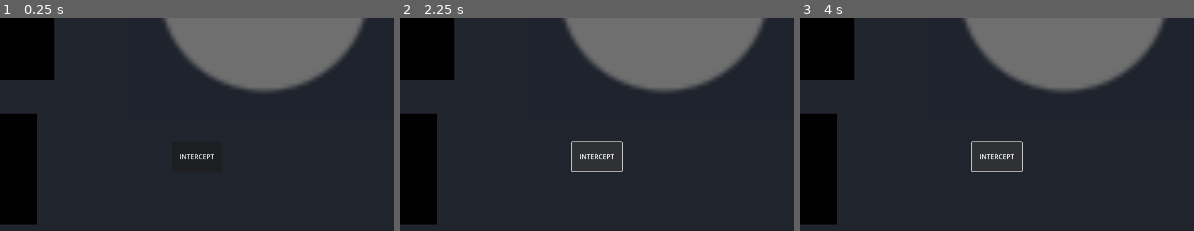
Above: before the commit, frames 1-3 (left to right).
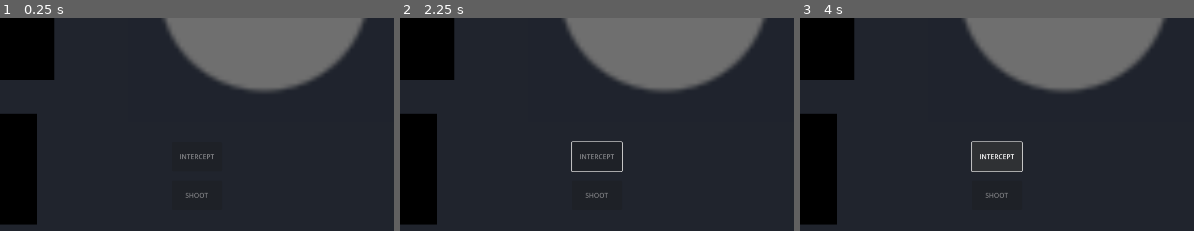
Above: after the commit, the same moments.

Repository: Altered-Dimension-Studios/brackeys-game-jam
Game: Godot game, scene res://managers/game_manager.tscn
Two runs of this game, one before a commit and one after it. Both use one fixed random seed, a clock stepped at 60 frames per second and the inputs below. The engine's default icon, where the game draws it, is replaced by a stand-in: a white triangle on a blue panel in a dark square.
Inputs (mouse positions are % of the whole screen's width and height, from its top left):
- Up to frame 1 (0.25 s): no input
- Up to frame 2 (2.25 s): click (41, 83) at 0.5 s, where only the run before the commit has a clickable "INTERCEPT"; click (92, 9) at 1.25 s; click (41, 83) at 2 s, where only the run before the commit has a clickable "INTERCEPT"
- Up to frame 3 (4 s): click (86, 9) at 2.75 s; click (41, 83) at 3.5 s, where only the run before the commit has a clickable "INTERCEPT"
The pictures show only the part of the screen within x 16-66%, y 50-100%; the shares and areas given below are measured in that part.

The runs differ from the first frame. In frame 1, 0.2% of the frame differs, in the area x 45-55%, y 63-85%; in frame 2, 0.2%; in frame 3, less than 0.1%.

Commit message:
add shoot button, fix some interception logic

Diff:
--- a/actors/airplane.gd
+++ b/actors/airplane.gd
@@ -47,7 +47,7 @@
 		position = Vector2(mapped_pos, position.y)
 
 func _on_button_pressed() -> void:
-	emit_signal("plane_clicked")
+	SignalBus.plane_clicked.emit(self)
 
 func set_in_interception_area(interception: bool) -> void:
 	print("Setting in interception area to " + str(interception))
--- a/actors/interceptor.gd
+++ b/actors/interceptor.gd
@@ -17,13 +17,22 @@
 	handle_air_speed()
 
 func handle_air_speed() -> void:
-	if intercept_target && intercept_target is not Interceptor:
-		if intercept_target.distance < self.distance:
-			air_speed = max_air_speed
-		elif intercept_target.distance > self.distance:
-			air_speed = -max_air_speed
+	if intercept_target != null && intercept_target is not Interceptor:
+		var distance_diff = abs(intercept_target.distance - distance)
+
+		if distance_diff > 10:
+			if intercept_target.distance < distance:
+				air_speed = max_air_speed
+				rotation_degrees = 0
+			elif intercept_target.distance > distance:
+				air_speed = -max_air_speed
+				rotation_degrees = 180
 		else:
+			distance = intercept_target.distance
 			air_speed = intercept_target.air_speed
+			rotation_degrees = intercept_target.rotation_degrees
+			SignalBus.plane_intercepted.emit(intercept_target)
+			print("ok")
 	else:
 		air_speed = cruise_air_speed
 
--- a/actors/map.gd
+++ b/actors/map.gd
@@ -4,7 +4,7 @@
 func _on_blue_area_2d_area_entered(area: Area2D) -> void:
 	var plane: Airplane = area.get_parent()
 	plane.set_in_interception_area(true)
-	SignalBus.plane_entered_interception.emit()
+	SignalBus.plane_entered_interception.emit(plane)
 	#print("Plane entered interception")
 
 
@@ -16,14 +16,16 @@
 		SignalBus.plane_removed.emit(plane)
 		plane.free()
 
-	SignalBus.plane_exited_interception.emit()
+	SignalBus.plane_exited_interception.emit(plane)
 	#print("Plane exited interception area")
 
 
 func _on_noreturn_area_2d_area_entered(area: Area2D) -> void:
 	var plane: Airplane = area.get_parent()
+	SignalBus.plane_entered_noreturn_zone.emit(plane)
+
+	#temp
 	SignalBus.plane_removed.emit(plane)
-	plane.free() #temp
+	plane.free()
 
-	SignalBus.plane_entered_noreturn_zone.emit()
 	#print("Plane entered no return zone")
--- a/managers/airplane_manager.gd
+++ b/managers/airplane_manager.gd
@@ -30,6 +30,7 @@
 
 func _init() -> void:
 	SignalBus.plane_removed.connect(_on_plane_removed.bind())
+	SignalBus.plane_clicked.connect(_plane_selected.bind())
 
 func _ready() -> void:
 	emit_signal("ready_instance")
@@ -38,6 +39,10 @@
 	_spawn_airplane()
 	await get_tree().create_timer(4).timeout
 	_spawn_airplane()
+	await get_tree().create_timer(20).timeout
+	_spawn_airplane()
+
+
 
 
 func _plane_selected(plane: Airplane) -> void:
@@ -92,3 +97,13 @@
 		can_intercept = false
 		return true
 	return false
+
+func _destroy_intercepted_plane() -> bool:
+	if selected_plane && \
+		interceptor.intercept_target == selected_plane && \
+		abs(interceptor.intercept_target.distance - interceptor.distance) < 10:
+			SignalBus.plane_removed.emit(interceptor.intercept_target)
+			interceptor.intercept_target.free()
+			print("Destroyed plane")
+			return true
+	return false
--- a/scenes/game_scene.gd
+++ b/scenes/game_scene.gd
@@ -11,6 +11,9 @@
 func _init() -> void:
 	AirplaneManagerInstance = AirplaneManagerAsset.instantiate() as AirplaneManager
 	AirplaneManagerInstance.ready_instance.connect(_airplane_manager_ready.bind())
+	SignalBus.plane_clicked.connect(_plane_selected.bind())
+	SignalBus.plane_entered_interception.connect(_plane_entered_interception.bind())
+	SignalBus.plane_intercepted.connect(_plane_intercepted.bind())
 
 func _ready() -> void:
 	AirplaneManagerInstance.constructor(
@@ -25,9 +28,9 @@
 	AirplaneManagerInstance._test_spawn()
 
 func _on_button_intercept_pressed() -> void:
-		if AirplaneManagerInstance._intercept():
-			$ButtonIntercept.disabled = true
-			$ButtonIntercept/CooldownTimer.start()
+	if AirplaneManagerInstance._intercept():
+		$ButtonIntercept.disabled = true
+		$ButtonIntercept/CooldownTimer.start()
 
 
 func _process(delta: float) -> void:
@@ -37,8 +40,28 @@
 	else:
 		$Layout/FlightDetailsPanel/SpeedValue.text = "- - - - -"
 
+func _on_cooldown_timer_timeout() -> void:
+	if AirplaneManagerInstance.selected_plane != null && \
+	AirplaneManagerInstance.selected_plane is not Interceptor:
+		AirplaneManagerInstance.can_intercept = true
+		$ButtonIntercept.disabled = false
 
 
-func _on_cooldown_timer_timeout() -> void:
-	AirplaneManagerInstance.can_intercept = true
-	$ButtonIntercept.disabled = false
+func _on_button_fire_pressed() -> void:
+	if AirplaneManagerInstance._destroy_intercepted_plane():
+		$ButtonFire.disabled = true
+
+func _plane_selected(plane: Airplane) -> void:
+	if plane is not Interceptor && \
+	$ButtonIntercept/CooldownTimer.time_left == 0 && \
+	plane.in_interception_area:
+		$ButtonIntercept.disabled = false
+
+func _plane_intercepted(plane: Airplane) -> void:
+	$ButtonFire.disabled = false
+
+func _plane_entered_interception(plane: Airplane) -> void:
+	if plane is not Interceptor && \
+	$ButtonIntercept/CooldownTimer.time_left == 0 && \
+	AirplaneManagerInstance.selected_plane == plane:
+		$ButtonIntercept.disabled = false
--- a/scenes/game_scene.tscn
+++ b/scenes/game_scene.tscn
@@ -102,11 +102,21 @@
 offset_top = 823.0
 offset_right = 848.0
 offset_bottom = 893.0
+disabled = true
 text = "INTERCEPT"
 
 [node name="CooldownTimer" type="Timer" parent="ButtonIntercept"]
 wait_time = 5.0
 one_shot = true
 
+[node name="ButtonFire" type="Button" parent="."]
+offset_left = 728.0
+offset_top = 916.0
+offset_right = 848.0
+offset_bottom = 986.0
+disabled = true
+text = "SHOOT"
+
 [connection signal="pressed" from="ButtonIntercept" to="." method="_on_button_intercept_pressed"]
 [connection signal="timeout" from="ButtonIntercept/CooldownTimer" to="." method="_on_cooldown_timer_timeout"]
+[connection signal="pressed" from="ButtonFire" to="." method="_on_button_fire_pressed"]
--- a/utils/signal_bus.gd
+++ b/utils/signal_bus.gd
@@ -5,3 +5,5 @@
 signal plane_exited_interception
 signal plane_entered_noreturn_zone
 signal plane_removed
+signal plane_clicked
+signal plane_intercepted
